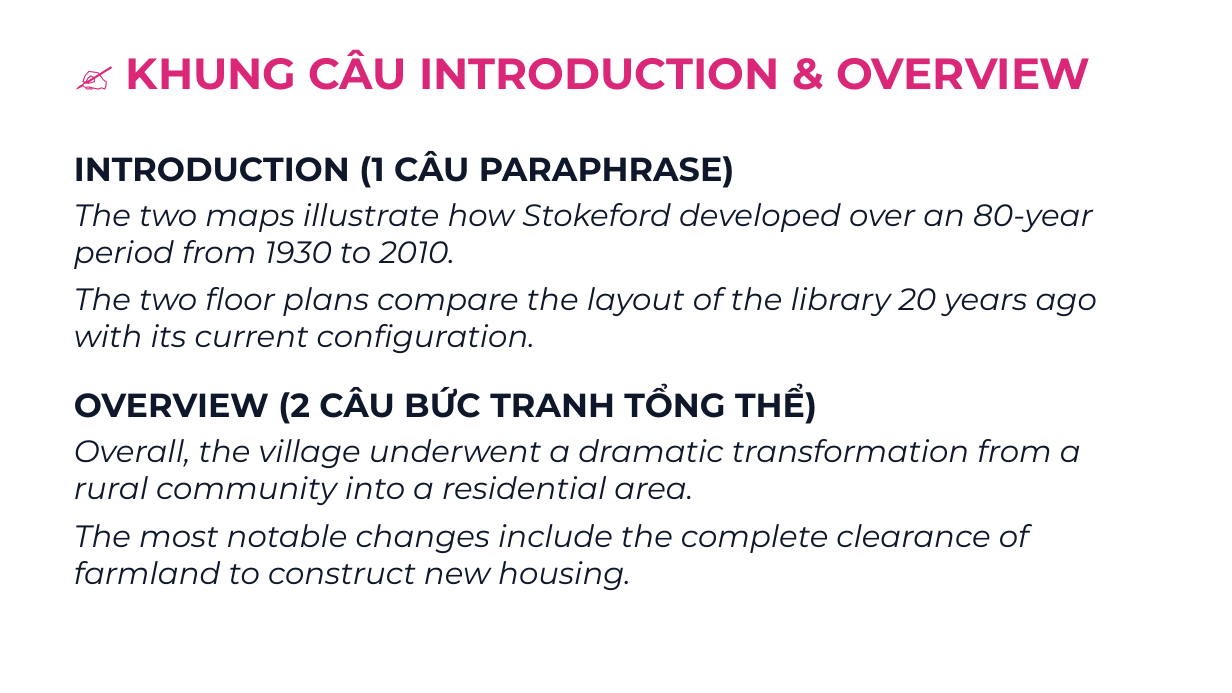
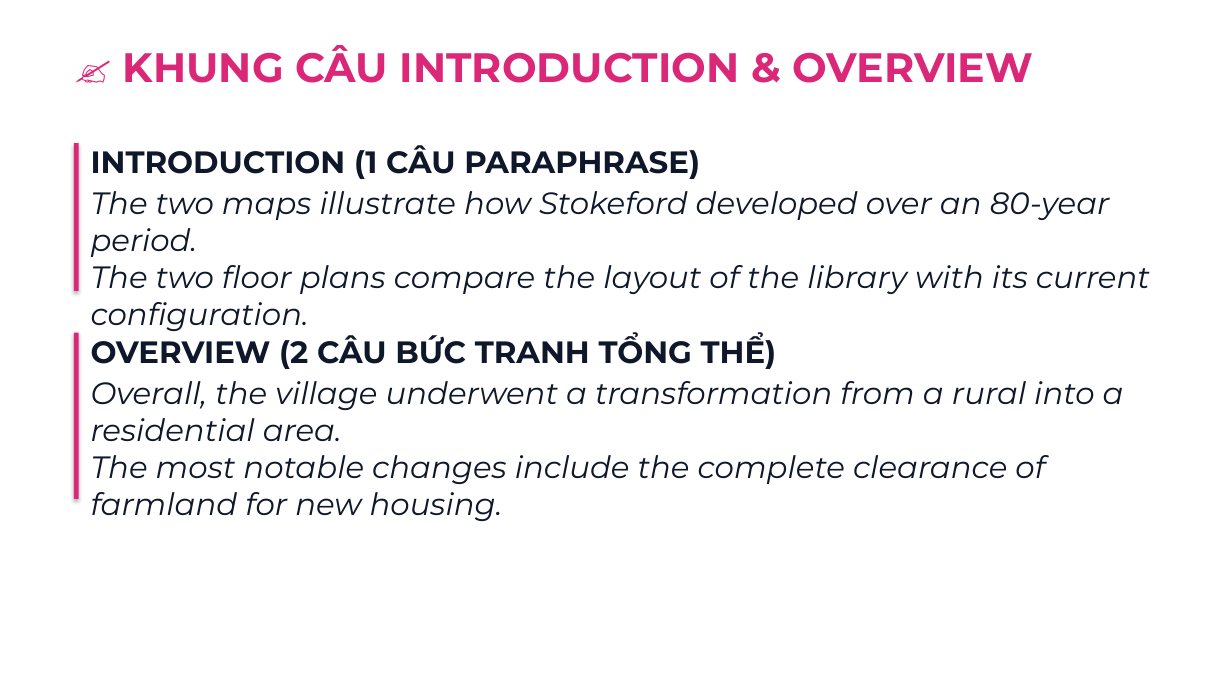
Before and after one commit to snowflake-vibing/KnowledgeLibrary, a slide deck: slide 4 of IELTS/07_YouTube_Studio/01_Slides_Writing_Task1_Map.pptx. Drawn at 1232x693 pixels with LibreOffice and Linux fonts; fonts in the diff are those of the drawing. Boxes give left, top, right and bottom in pixels: in the first picture for what was removed or moved away, otherwise in the second. Text is boxed around its words. In the diff, an @@ line names an element or a change of style, - is before the commit and + after.

Commit message:
style(slides): add quote accent bars, 1-emoji headings, and fix text overflow

```diff
--- a/IELTS/07_YouTube_Studio/01_Slides_Writing_Task1_Map.pptx
+++ b/IELTS/07_YouTube_Studio/01_Slides_Writing_Task1_Map.pptx
@@ text "✍️ KHUNG CÂU INTRODUCTION & ..." at <box>123,45,1033,83</box>: size 34 to 32 pt @@
@@ rectangle added at <box>74,143,79,291</box>, fill #DB2777 @@
@@ text added at <box>91,145,1150,294</box>, 24 pt, text #0F172A, italic @@
+INTRODUCTION (1 CÂU PARAPHRASE)
+The two maps illustrate how Stokeford developed over an 80-year period.
+The two floor plans compare the layout of the library with its current configuration.
@@ text at <box>74,151,1097,353</box>: paragraphs removed @@
-INTRODUCTION (1 CÂU PARAPHRASE)
-The two maps illustrate how Stokeford developed over an 80-year period from 1930 to 2010.
-The two floor plans compare the layout of the library 20 years ago with its current configuration.
@@ rectangle added at <box>74,333,79,499</box>, fill #DB2777 @@
@@ text at <box>91,333,777,369</box>: size 26 to 24 pt in "OVERVIEW (2 CÂU BỨC TRANH TỔNG THỂ)"; less space between paragraphs @@
@@ text "OVERVIEW (2 CÂU BỨC TRANH ...": place and size @@
-text "OVERVIEW (2 CÂU BỨC TRANH ..." at <box>74,151,1097,590</box>
+text "OVERVIEW (2 CÂU BỨC TRANH ..." at <box>91,333,1124,515</box>
@@ text at <box>91,381,1124,515</box>: text changed @@
-Overall, the village underwent a dramatic transformation from a rural community into a residential area.
-The most notable changes include the complete clearance of farmland to construct new housing.
+Overall, the village underwent a transformation from a rural into a residential area.
+The most notable changes include the complete clearance of farmland for new housing.
```
Also in this commit, not shown: 10 other slides changed, 1 slide added, 2 other files.
